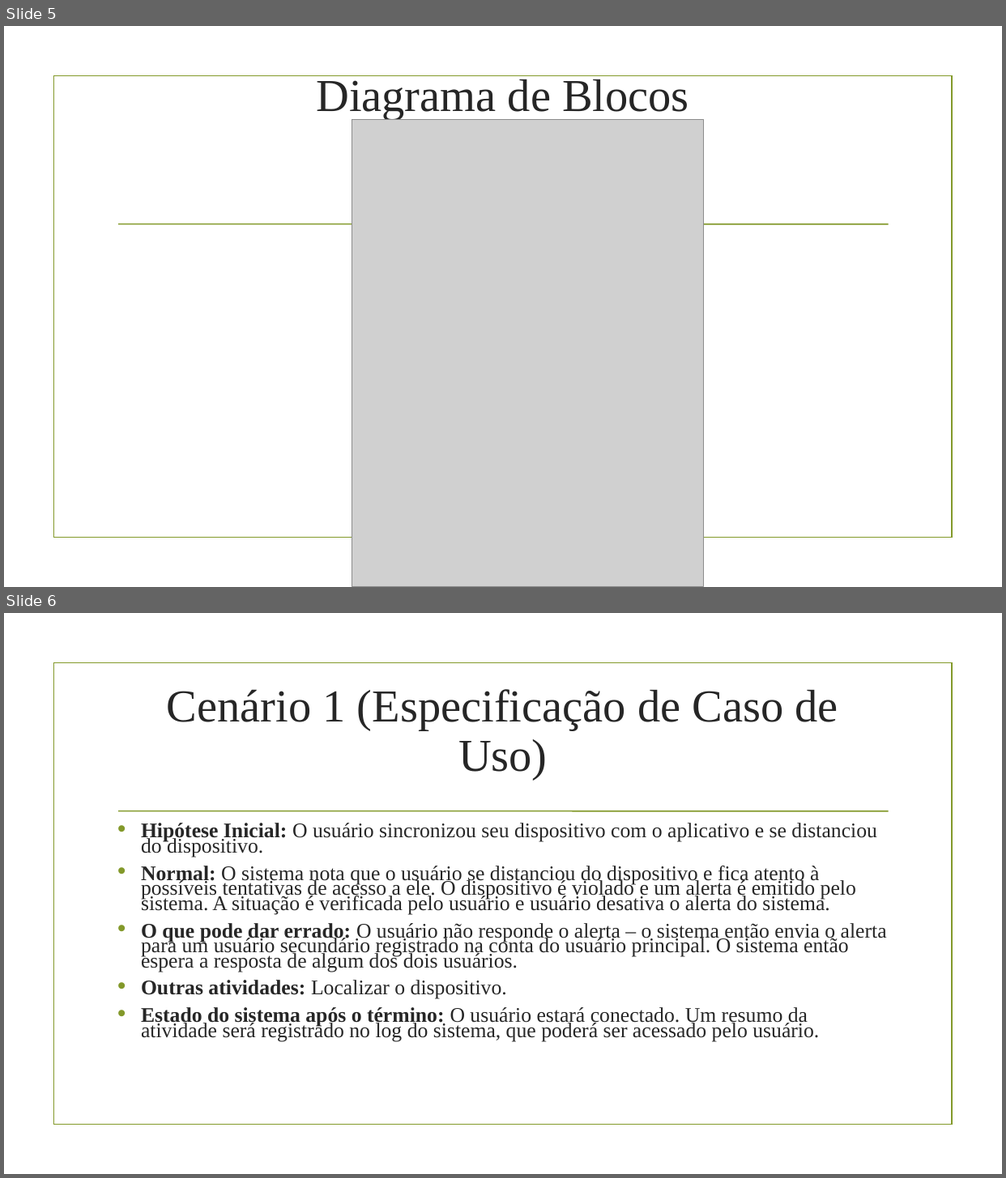
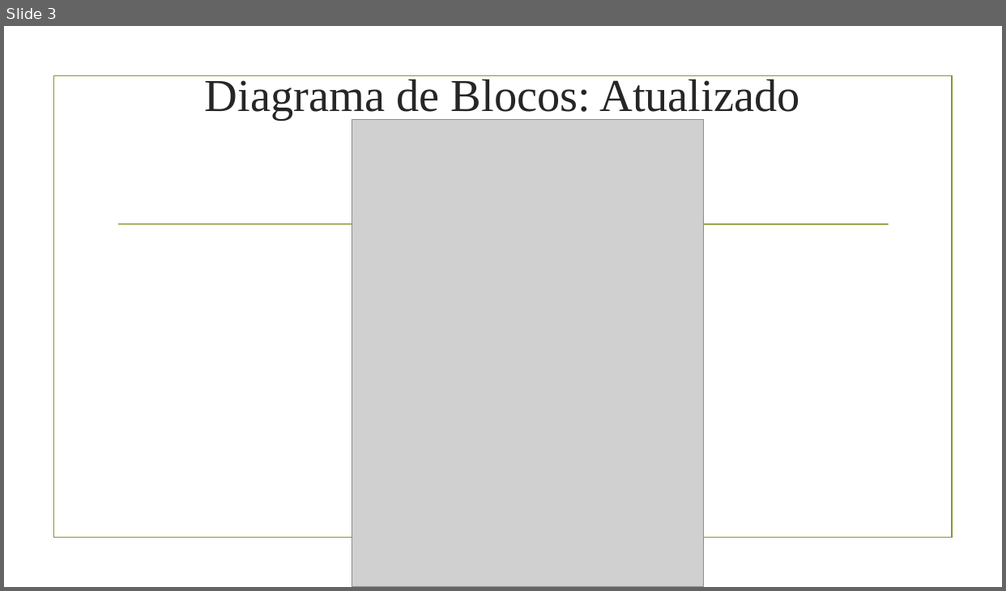
Before and after one commit to EduardoBrito97/SafeNSound, a slide deck: Projeto Teoria/Sprint 2/Sprint 2.odp. Shown one above the other, each under a label of ours: slides 5 and 6 before the commit, slide 3 after it. The pictures are 1006x1178 and 1006x591 pixels, drawn with LibreOffice and Linux fonts; fonts in the diff are those of the drawing; grey boxes stand for pictures; background and template pictures are left out. Boxes give left, top, right and bottom in pixels: in the first picture for what was removed or moved away, otherwise in the second. Text is boxed around its words. In the diff, an @@ line names an element or a change of style, - is before the commit and + after.

```diff
--- a/Projeto Teoria/Sprint 2/Sprint 2.odp
+++ b/Projeto Teoria/Sprint 2/Sprint 2.odp
@@ slide 6 removed at (4,613,1002,1174), background picture (left out); not listed: 2 template elements that a slide beside it also shows @@
@@ title removed at (167,689,837,780) @@
-Cenário 1 (Especificação de Caso de Uso)
@@ text removed at (141,823,887,1041) @@
-• Hipótese Inicial: O usuário sincronizou seu dispositivo com o aplicativo e se distanciou do dispositivo.
-• Normal: O sistema nota que o usuário se distanciou do dispositivo e fica atento à possíveis tentativas de acesso a ele. O dispositivo é violado e um alerta é emitido pelo sistema. A situação é verificada pelo usuário e usuário desativa o alerta do sistema.
-• O que pode dar errado: O usuário não responde o alerta – o sistema então envia o alerta para um usuário secundário registrado na conta do usuário principal. O sistema então espera a resposta de algum dos dois usuários.
-• Outras atividades: Localizar o dispositivo.
-• Estado do sistema após o término: O usuário estará conectado. Um resumo da atividade será registrado no log do sistema, que poderá ser acessado pelo usuário.
@@ what was slide 5 is now slide 3 @@
@@ slide 3 changed as well @@
@@ title at (205,75,800,120): text changed @@
-Diagrama de Blocos
+Diagrama de Blocos: Atualizado
```
Also in this commit, not shown: 6 slides added, 7 other slides removed, 1 other file.
